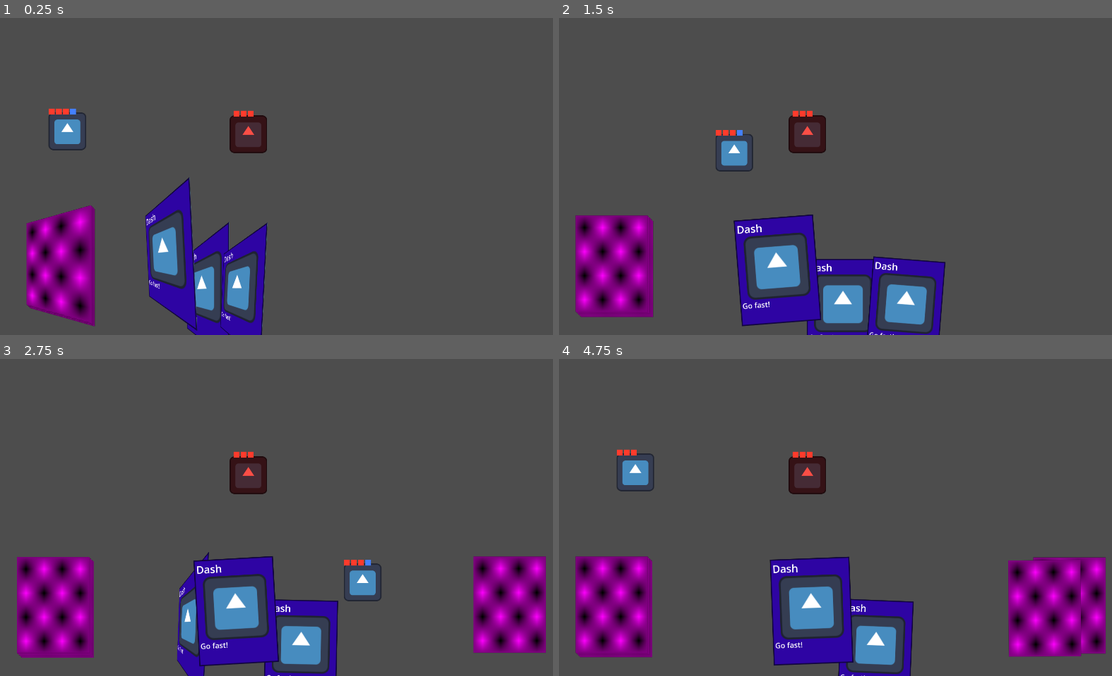
Above: before the commit, frames 1-4 (two rows, left to right).
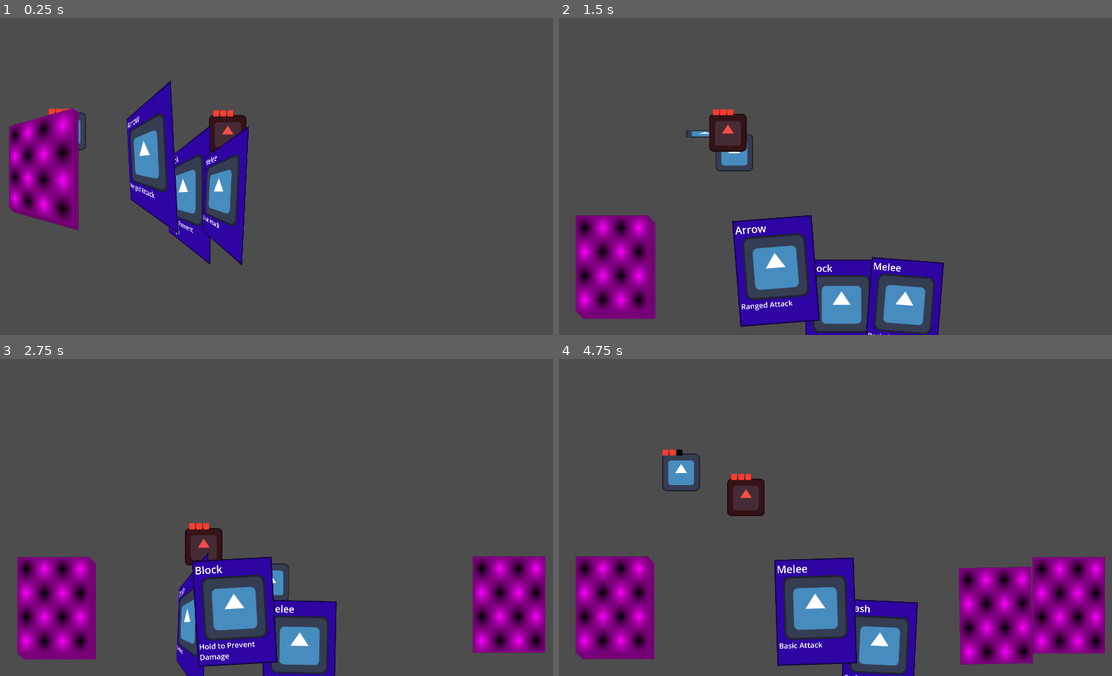
Above: after the commit, the same moments.

Repository: MamaDespik/GGJ-1
Game: Godot game, scene res://test.tscn
The game is run twice, just before and just after one commit, with the same random seed, the same clock (stepped at 60 frames per second) and the same inputs. The engine's default icon, where the game draws it, is replaced by a stand-in: a white triangle on a blue panel in a dark square.
Inputs (mouse positions are in pixels of both pictures, inside the frame that each line leads up to):
- Up to frame 1 (0.25 s): no input
- Up to frame 2 (1.5 s): tap Enter (ui_accept) at 0.5, 0.77 s; move the mouse to (968, 160) at 0.52 s; hold D (move_right) 0.53-1.28 s; hold Mouse wheel up (change_highlight_left) 0.53-1.28 s; move the mouse to (730, 192) at 1.27 s; hold S (move_down) from 1.28 s (still down); tap Mouse wheel down (change_highlight_right) at 1.35 s
- Up to frame 3 (2.75 s): tap Enter (ui_accept) at 1.52 s; move the mouse to (337, 447) at 2.02 s; release S (move_down) at 2.03 s; press the mouse at (337, 447) at 2.03 s; hold D (move_right) from 2.03 s (still down)
- Up to frame 4 (4.75 s): move the mouse to (813, 580) at 2.77 s; release D (move_right) at 2.78 s; release the mouse at (813, 580) at 2.78 s; hold W (move_up) 2.78-3.53 s; tap Mouse wheel up (change_highlight_left) at 2.85 s; tap Enter (ui_accept) at 3.02, 3.77, 4.52 s; move the mouse to (1012, 565) at 3.52 s; hold Mouse wheel down (change_highlight_right) 3.53-4.28 s; hold A (move_left) from 3.53 s (still down); move the mouse to (669, 469) at 4.27 s; click (669, 469) at 4.35 s

The runs differ from the first frame. In frame 1, 19% of the frame differs, in the area x 1-49%, y 19-100%; in frame 2, 4.3%; in frame 3, 4.5%; in frame 4, 11%.

Commit message:
Using Test Deck

Diff:
--- a/godovelopment-game-jam-1/Cards/CardsContainer.tscn
+++ b/godovelopment-game-jam-1/Cards/CardsContainer.tscn
@@ -1,20 +1,20 @@
-[gd_scene load_steps=4 format=3 uid="uid://qtxlhtingap8"]
+[gd_scene load_steps=5 format=3 uid="uid://qtxlhtingap8"]
 
 [ext_resource type="PackedScene" uid="uid://d00l07i5ch5hn" path="res://Cards/card_pile.tscn" id="1_5ohjb"]
 [ext_resource type="Script" uid="uid://certvh83frrd1" path="res://Cards/cards_container.gd" id="1_pb388"]
+[ext_resource type="PackedScene" uid="uid://dj1i8bggqvye2" path="res://test_deck.tscn" id="2_3qmae"]
 [ext_resource type="PackedScene" uid="uid://dfbubca2bprgq" path="res://Cards/hand.tscn" id="2_5ohjb"]
 
 [node name="CardsContainer" type="Node2D"]
 script = ExtResource("1_pb388")
 
-[node name="DrawPile" parent="." instance=ExtResource("1_5ohjb")]
-position = Vector2(179, 1000)
+[node name="DrawPile" parent="." instance=ExtResource("2_3qmae")]
 
 [node name="Hand" parent="." instance=ExtResource("2_5ohjb")]
-position = Vector2(965, 1148)
+position = Vector2(960, 1150)
 
 [node name="DiscardPile" parent="." instance=ExtResource("1_5ohjb")]
-position = Vector2(1732, 1000)
+position = Vector2(1730, 1000)
 
 [node name="ShuffleTimer" type="Timer" parent="."]
 wait_time = 2.0
--- a/godovelopment-game-jam-1/Cards/cards_container.gd
+++ b/godovelopment-game-jam-1/Cards/cards_container.gd
@@ -11,11 +11,16 @@
 @onready var shuffle_timer: Timer = $ShuffleTimer
 
 func _ready() -> void:
-	for i in 10:
-		var new_card:Card = load("res://Cards/dash_card.tscn").instantiate()
-		new_card.position = draw_pile.position
-		draw_pile.add_card(new_card)
-		new_card.used.connect(_on_card_used)
+	draw_pile.position = Vector2(180, 1000)
+	hand.position = Vector2(960, 1150)
+	discard_pile.position = Vector2(1730, 1000)
+	#for i in 10:
+		#var new_card:Card = load("res://Cards/dash_card.tscn").instantiate()
+		#new_card.position = draw_pile.position
+		#draw_pile.add_card(new_card)
+		#new_card.used.connect(_on_card_used)
+	for card:Card in draw_pile.cards:
+		card.used.connect(_on_card_used)
 	draw_pile.shuffle()
 	for i in hand.hand_size:
 		hand.add_card(draw_pile.draw())
--- a/godovelopment-game-jam-1/test.tscn
+++ b/godovelopment-game-jam-1/test.tscn
@@ -11,7 +11,7 @@
 
 [node name="Enemy" parent="." node_paths=PackedStringArray("player") instance=ExtResource("2_6uqi0")]
 position = Vector2(844, 396)
-sight_range = 1.0
+sight_range = 1000.0
 player = NodePath("../Player")
 
 [node name="CardsContainer" parent="." node_paths=PackedStringArray("player") instance=ExtResource("3_6uqi0")]
--- /dev/null
+++ b/godovelopment-game-jam-1/test_deck.tscn
@@ -0,0 +1,33 @@
+[gd_scene load_steps=6 format=3 uid="uid://dj1i8bggqvye2"]
+
+[ext_resource type="PackedScene" uid="uid://d00l07i5ch5hn" path="res://Cards/card_pile.tscn" id="1_hv4w5"]
+[ext_resource type="PackedScene" uid="uid://cqkx6ohw3m6w1" path="res://Cards/block_card.tscn" id="2_u8sar"]
+[ext_resource type="PackedScene" uid="uid://c4nl0h0bw20bj" path="res://Cards/dash_card.tscn" id="3_g5vjh"]
+[ext_resource type="PackedScene" uid="uid://c8vstwhto00ys" path="res://Cards/basic_melee_card.tscn" id="4_63rni"]
+[ext_resource type="PackedScene" uid="uid://b5iq0ublc1te2" path="res://Cards/basic_ranged_card.tscn" id="5_nmkj4"]
+
+[node name="TestDeck" instance=ExtResource("1_hv4w5")]
+
+[node name="BlockCard" parent="." index="0" instance=ExtResource("2_u8sar")]
+
+[node name="BlockCard2" parent="." index="1" instance=ExtResource("2_u8sar")]
+
+[node name="DashCard" parent="." index="2" instance=ExtResource("3_g5vjh")]
+
+[node name="DashCard2" parent="." index="3" instance=ExtResource("3_g5vjh")]
+
+[node name="BasicMeleeCard" parent="." index="4" instance=ExtResource("4_63rni")]
+
+[node name="BasicMeleeCard2" parent="." index="5" instance=ExtResource("4_63rni")]
+
+[node name="BasicMeleeCard3" parent="." index="6" instance=ExtResource("4_63rni")]
+
+[node name="BasicMeleeCard4" parent="." index="7" instance=ExtResource("4_63rni")]
+
+[node name="BasicRangedCard" parent="." index="8" instance=ExtResource("5_nmkj4")]
+
+[node name="BasicRangedCard2" parent="." index="9" instance=ExtResource("5_nmkj4")]
+
+[node name="BasicRangedCard3" parent="." index="10" instance=ExtResource("5_nmkj4")]
+
+[node name="BasicRangedCard4" parent="." index="11" instance=ExtResource("5_nmkj4")]
